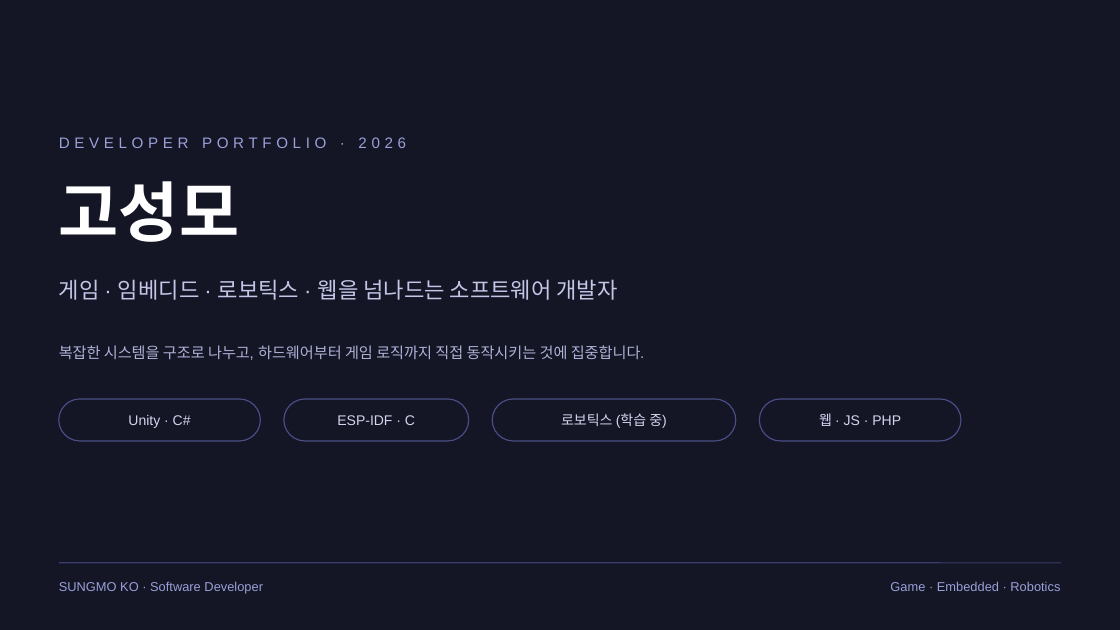
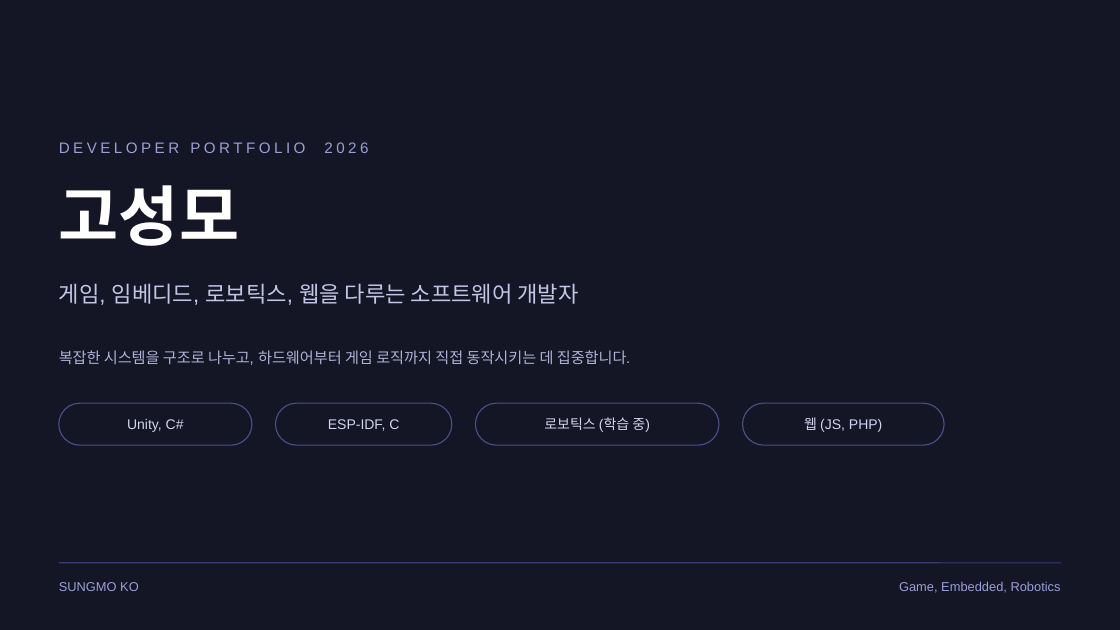
Before and after one commit to G0Sun9M0/portfolio, a slide deck: slide 1 of 고성모_포트폴리오_PPT.pptx. Drawn at 1120x630 pixels with LibreOffice and Linux fonts; fonts in the diff are those of the drawing. Boxes give left, top, right and bottom in pixels: in the first picture for what was removed or moved away, otherwise in the second. Text is boxed around its words. In the diff, an @@ line names an element or a change of style, - is before the commit and + after.

```diff
--- a/고성모_포트폴리오_PPT.pptx
+++ b/고성모_포트폴리오_PPT.pptx
@@ text at bbox=[59, 142, 368, 153]: text changed @@
-DEVELOPER PORTFOLIO · 2026
+DEVELOPER PORTFOLIO 2026
@@ text "고성모": place and size @@
-text "고성모" at bbox=[59, 181, 239, 242]
+text "고성모" at bbox=[59, 185, 239, 246]
@@ text at bbox=[59, 283, 579, 305]: text changed @@
-게임 · 임베디드 · 로보틱스 · 웹을 넘나드는 소프트웨어 개발자
+게임, 임베디드, 로보틱스, 웹을 다루는 소프트웨어 개발자
@@ text at bbox=[59, 350, 631, 365]: text changed @@
-복잡한 시스템을 구조로 나누고, 하드웨어부터 게임 로직까지 직접 동작시키는 것에 집중합니다.
+복잡한 시스템을 구조로 나누고, 하드웨어부터 게임 로직까지 직접 동작시키는 데 집중합니다.
@@ rounded rectangle: place and size @@
-rounded rectangle at bbox=[59, 399, 260, 441]
+rounded rectangle at bbox=[59, 403, 252, 445]
@@ text at bbox=[127, 419, 184, 432]: text changed @@
-Unity · C#
+Unity, C#
@@ rounded rectangle: place and size @@
-rounded rectangle at bbox=[284, 399, 469, 441]
+rounded rectangle at bbox=[276, 403, 452, 445]
@@ text at bbox=[328, 419, 399, 431]: text changed @@
-ESP-IDF · C
+ESP-IDF, C
@@ 2 rounded rectangles, 1 text: place and size @@
-2 rounded rectangles, 1 text at bbox=[492, 399, 961, 441]
+2 rounded rectangles, 1 text at bbox=[476, 403, 944, 445]
@@ text at bbox=[804, 417, 882, 432]: text changed @@
-웹 · JS · PHP
+웹 (JS, PHP)
@@ text at bbox=[59, 582, 139, 591]: text changed @@
-SUNGMO KO · Software Developer
+SUNGMO KO
@@ text at bbox=[899, 581, 1061, 593]: text changed @@
-Game · Embedded · Robotics
+Game, Embedded, Robotics
```
Also in this commit, not shown: 5 other slides changed, 2 slides added, 5 slides removed, 1 other file.
